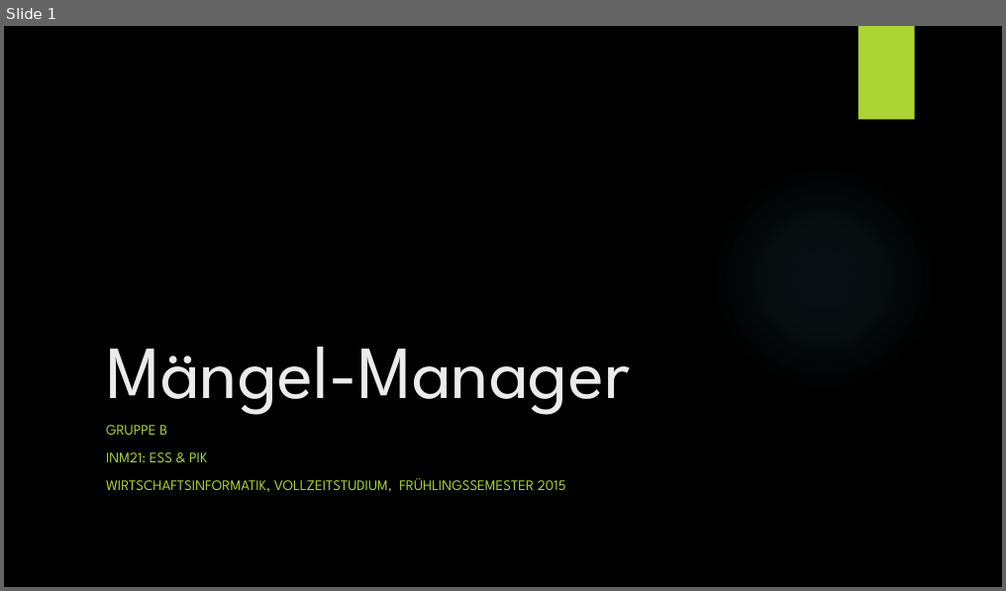
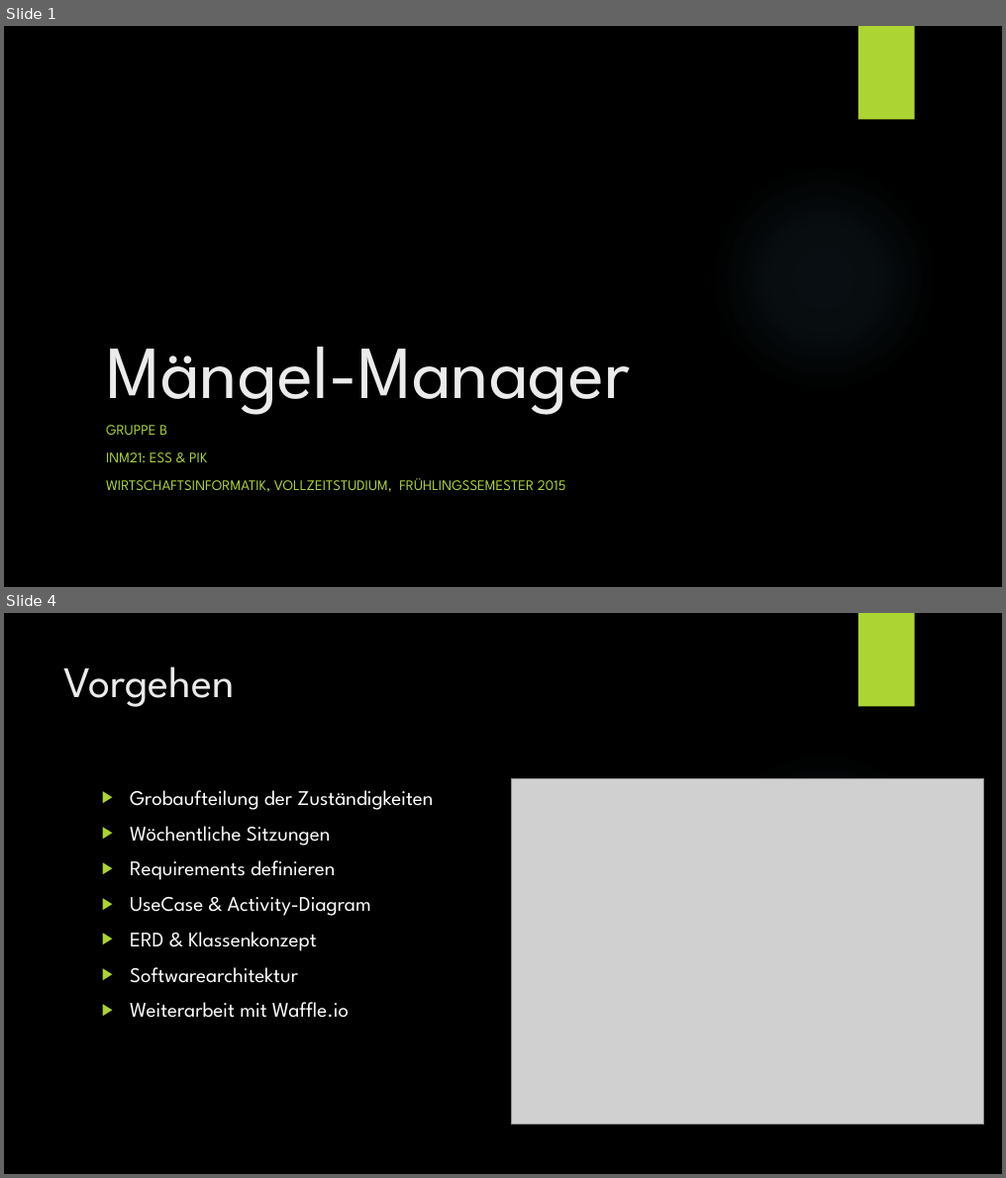
Before and after one commit to lucakuendig/INM21_Group_B, a slide deck: 06_Praesentation/Praesentation_Mangel_Manager.pptx. Shown one above the other, each under a label of ours: slide 1 before the commit, slides 1 and 4 after it; the slides between them are not shown. The pictures are 1006x591 and 1006x1178 pixels, drawn with LibreOffice and Linux fonts; fonts in the diff are those of the drawing; grey boxes stand for pictures; background and template pictures are left out. Boxes give left, top, right and bottom in pixels: in the first picture for what was removed or moved away, otherwise in the second. Text is boxed around its words. In the diff, an @@ line names an element or a change of style, - is before the commit and + after.

```diff
--- a/06_Praesentation/Praesentation_Mangel_Manager.pptx
+++ b/06_Praesentation/Praesentation_Mangel_Manager.pptx
@@ slide 4 added at [4, 613, 1002, 1174], background picture (left out); not listed: 2 template elements that a slide beside it also shows @@
@@ title added at [64, 666, 235, 707], 42 pt, text #EBEBEB @@
+Vorgehen
@@ text added at [130, 790, 433, 1018], 20 pt, text #FFFFFF @@
+▶ Grobaufteilung der Zuständigkeiten
+▶ Wöchentliche Sitzungen
+▶ Requirements definieren
+▶ UseCase & Activity-Diagram
+▶ ERD & Klassenkonzept
+▶ Softwarearchitektur
+▶ Weiterarbeit mit Waffle.io
@@ picture added at [511, 779, 984, 1125] @@
```
Also in this commit, not shown: 8 slides changed, 4 other slides added, 1 other file.
